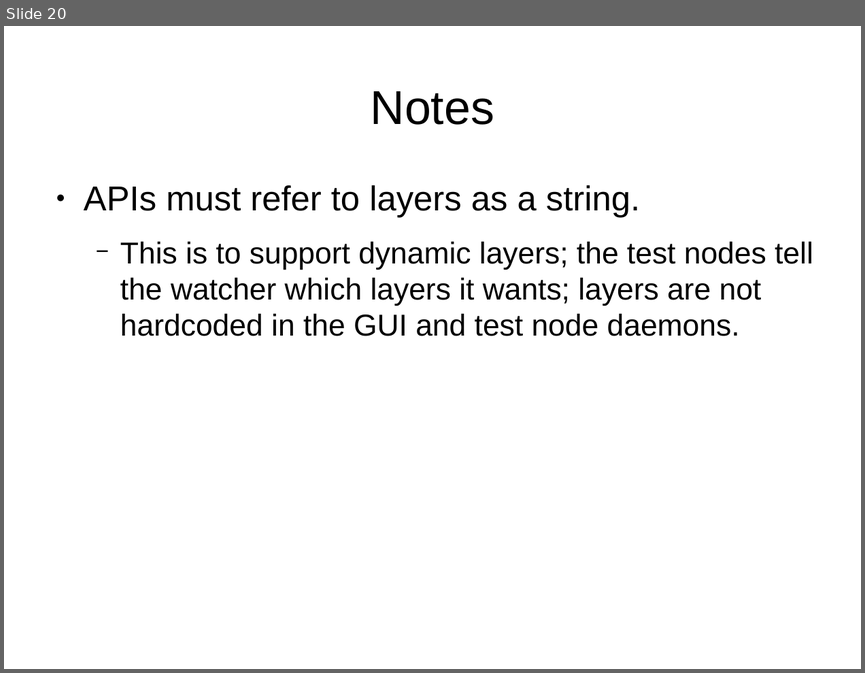
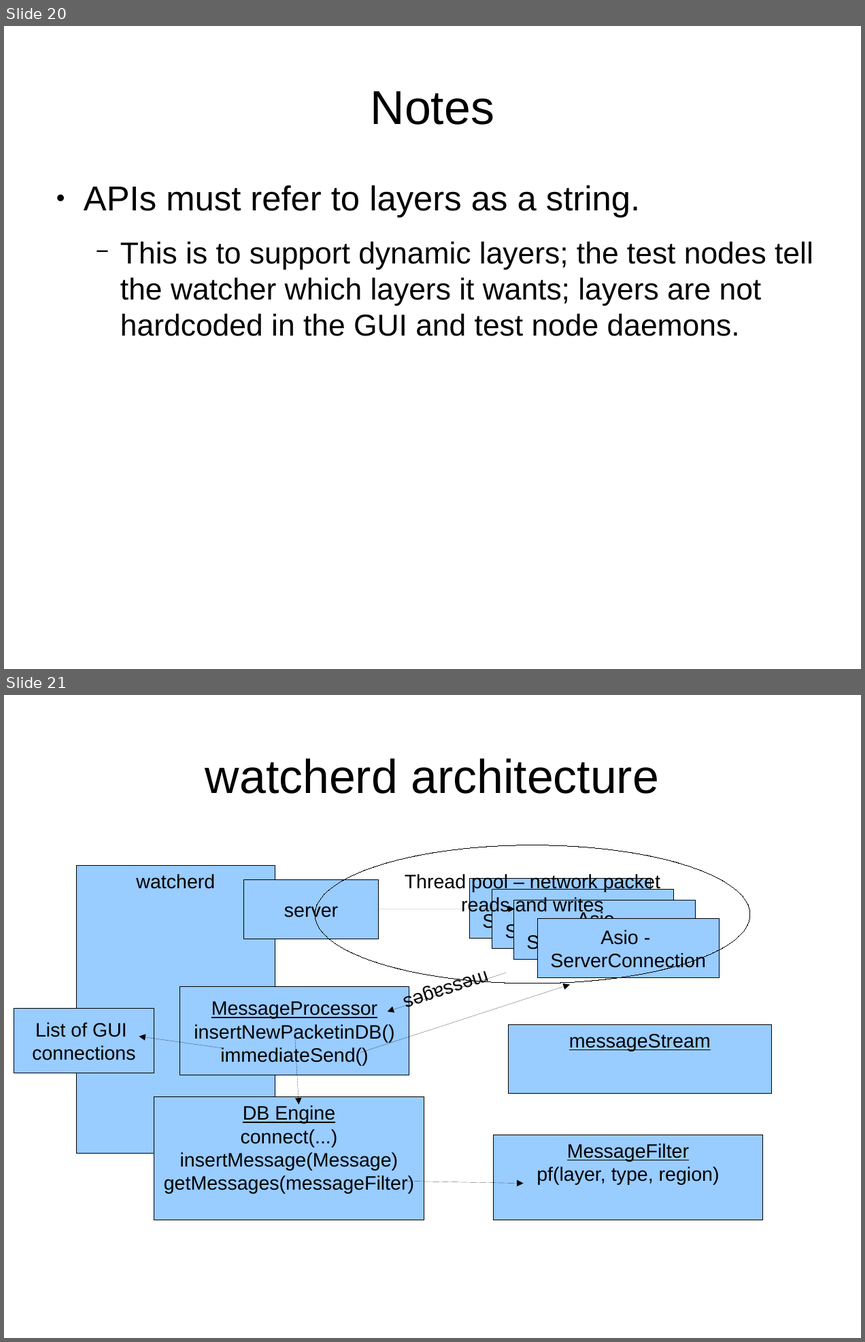
Before and after one commit to glawler/watcher-visualization, a slide deck: doc/WatcherArchitecture.odp. Shown one above the other, each under a label of ours: slide 20 before the commit, slides 20 and 21 after it. The pictures are 865x673 and 865x1342 pixels, drawn with LibreOffice and Linux fonts; fonts in the diff are those of the drawing. Boxes give left, top, right and bottom in pixels: in the first picture for what was removed or moved away, otherwise in the second. Text is boxed around its words. In the diff, an @@ line names an element or a change of style, - is before the commit and + after.

Commit message:
WatchArch doc: added to crappy slides "explaining" the watcherd arch.

```diff
--- a/doc/WatcherArchitecture.odp
+++ b/doc/WatcherArchitecture.odp
@@ slide 21 added at bbox=[4, 695, 861, 1338], background #FFFFFF @@
@@ title added at bbox=[205, 758, 659, 794], 44 pt, text #000000 @@
+watcherd architecture
@@ ellipse added at bbox=[315, 845, 751, 983], outline #000000 0 pt, 18 pt, text #000000 @@
+Thread pool – network packet reads and writes
@@ rectangle added at bbox=[76, 865, 275, 1152], fill #99CCFF, outline #000000 0 pt, 18 pt, text #000000 @@
+watcherd
@@ rectangle added at bbox=[243, 879, 379, 938], fill #99CCFF, outline #000000 0 pt, 18 pt, text #000000 @@
+server
@@ rectangle added at bbox=[470, 879, 651, 938], fill #99CCFF, outline #000000 0 pt, 18 pt, text #000000 @@
+Asio -
+ServerConnection
@@ rectangle added at bbox=[492, 889, 673, 949], fill #99CCFF, outline #000000 0 pt, 18 pt, text #000000 @@
+Asio -
+ServerConnection
@@ arrow added from (379, 909) to (515, 909), #000000 0 pt @@
@@ rectangle added at bbox=[514, 900, 695, 960], fill #99CCFF, outline #000000 0 pt, 18 pt, text #000000 @@
+Asio -
+ServerConnection
@@ rectangle added at bbox=[537, 919, 719, 978], fill #99CCFF, outline #000000 0 pt, 18 pt, text #000000 @@
+Asio -
+ServerConnection
@@ line added at bbox=[388, 972, 507, 1011], outline #000000 0 pt, 18 pt, text #000000 @@
+messages
@@ rectangle added at bbox=[179, 987, 409, 1075], fill #99CCFF, outline #000000 0 pt, 18 pt, text #000000 @@
+MessageProcessor
+insertNewPacketinDB()
+immediateSend()
@@ arrow added from (360, 1053) to (570, 984), #000000 0 pt @@
@@ rectangle added at bbox=[14, 1008, 155, 1073], fill #99CCFF, outline #000000 0 pt, 18 pt, text #000000 @@
+List of GUI
+connections
@@ arrow added from (223, 1048) to (139, 1036), #000000 0 pt @@
@@ arrow added from (295, 1029) to (298, 1104), #000000 0 pt @@
@@ rectangle added at bbox=[509, 1025, 772, 1094], fill #99CCFF, outline #000000 0 pt, 18 pt, text #000000, underline @@
+messageStream
@@ rectangle added at bbox=[154, 1097, 424, 1220], fill #99CCFF, outline #000000 0 pt, 18 pt, text #000000 @@
+DB Engine
+connect(...)
+insertMessage(Message)
+getMessages(messageFilter)
@@ rectangle added at bbox=[493, 1134, 763, 1220], fill #99CCFF, outline #000000 0 pt, 18 pt, text #000000 @@
+MessageFilter
+pf(layer, type, region)
@@ arrow added from (405, 1181) to (524, 1183), #000000 0 pt @@
```
Also in this commit, not shown: 1 other slide added.
